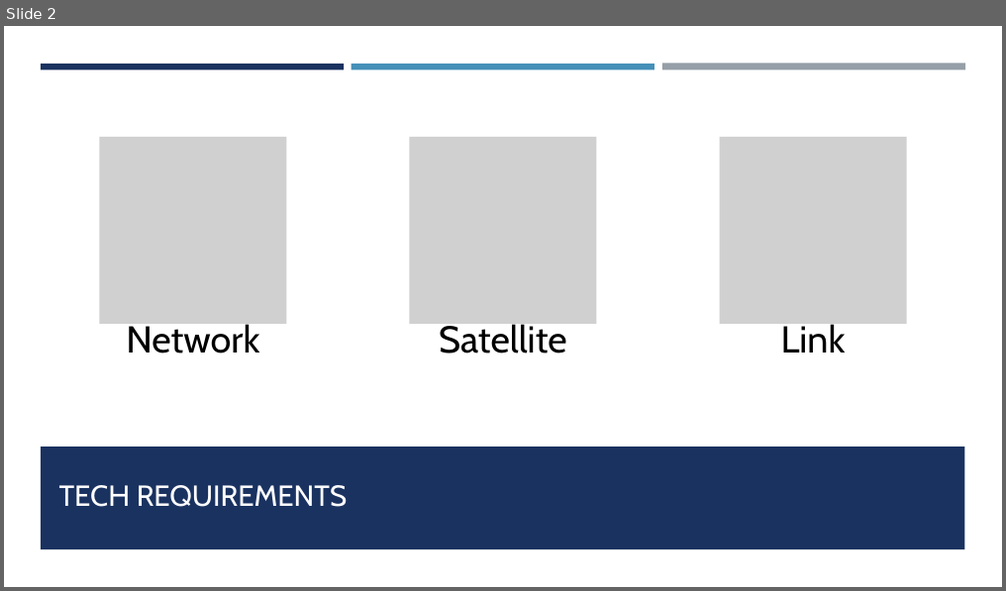
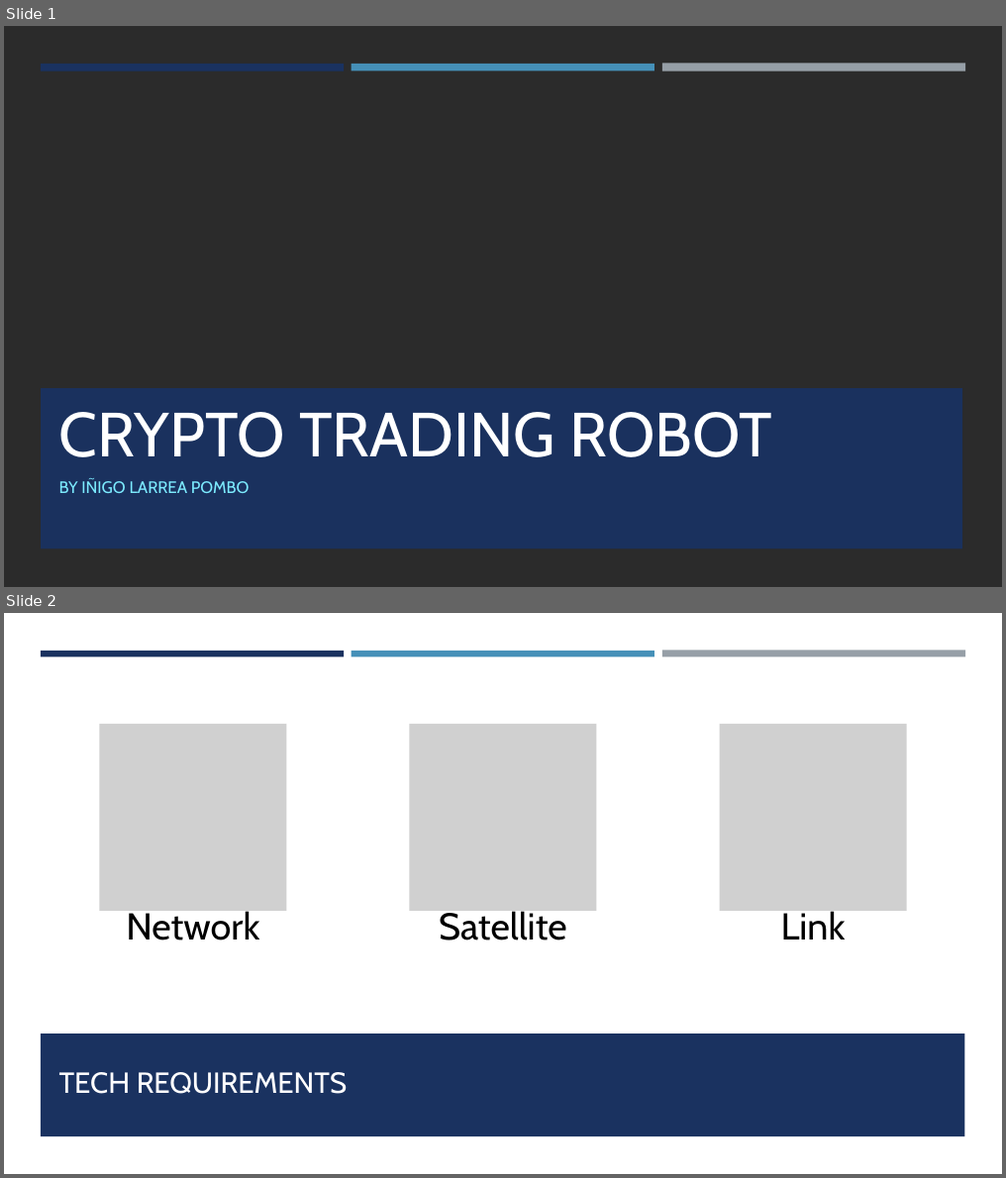
Before and after one commit to pombo7676/CryptoTrading-Robot, a slide deck: PPT/Crypto-Trading Bot.pptx. Shown one above the other, each under a label of ours: slide 2 before the commit, slides 1 and 2 after it. The pictures are 1006x591 and 1006x1178 pixels, drawn with LibreOffice and Linux fonts; fonts in the diff are those of the drawing; grey boxes stand for pictures; background and template pictures are left out; a plain dark background stands for a picture behind light text. Boxes give left, top, right and bottom in pixels: in the first picture for what was removed or moved away, otherwise in the second. Text is boxed around its words. In the diff, an @@ line names an element or a change of style, - is before the commit and + after.

```diff
--- a/PPT/Crypto-Trading Bot.pptx
+++ b/PPT/Crypto-Trading Bot.pptx
@@ slide 1 added at bbox=[4, 26, 1002, 587], background picture (left out) @@
@@ rectangle added at bbox=[4, 26, 1002, 587], fill #FFFFFF @@
@@ rectangle added at bbox=[41, 64, 344, 71], fill #1A3260 @@
@@ rectangle added at bbox=[351, 64, 654, 71], fill #4590B8 @@
@@ rectangle added at bbox=[662, 64, 965, 72], fill #969FA7 @@
@@ rectangle added at bbox=[41, 388, 962, 550], fill #1A3260 at 97% opacity @@
@@ title added at bbox=[59, 412, 771, 458], 60 pt, text #FFFFFF @@
+CRYPTO TRADING ROBOT
@@ subtitle added at bbox=[59, 479, 250, 493], 16 pt, text #7CEBFF @@
+BY IÑIGO LARREA POMBO
```
Also in this commit, not shown: 1 slide removed, 4 other files.
